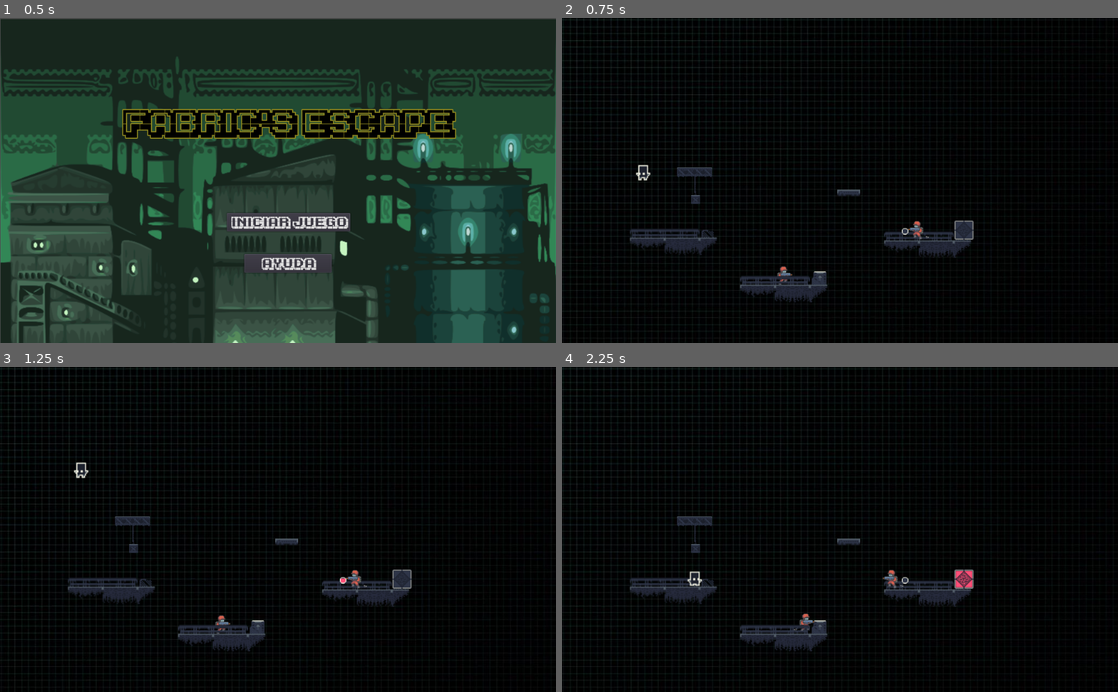
Above: before the commit, frames 1-4 (two rows, left to right).
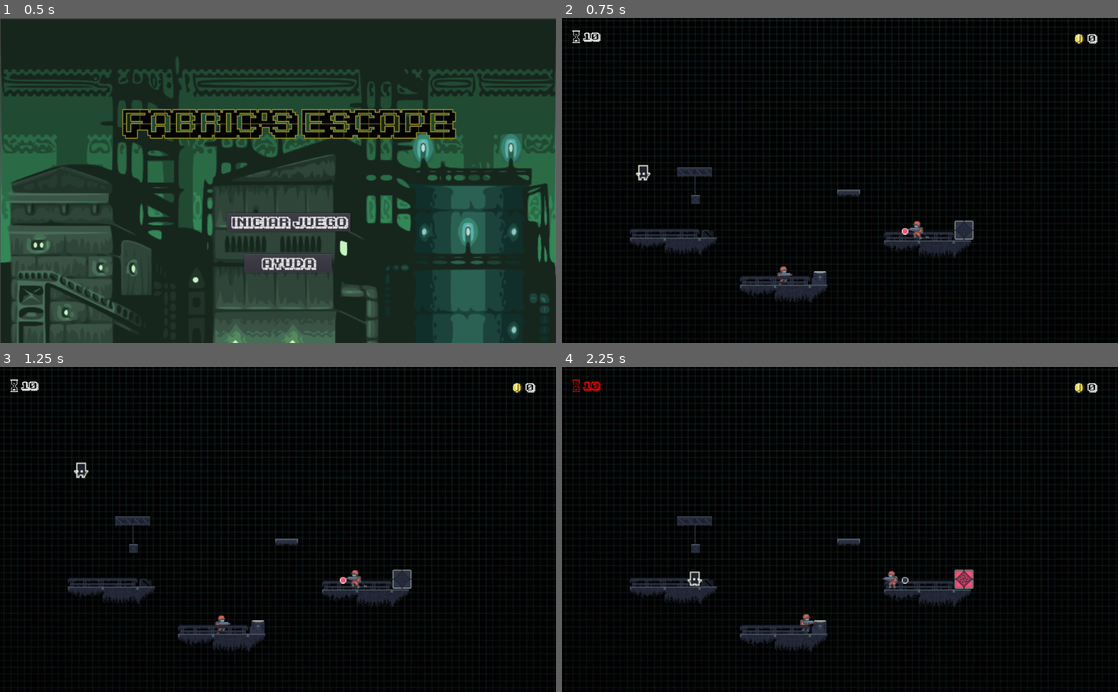
Above: after the commit, the same moments.

Repository: sennedjem/-unq-ipv-minion3
Game: Godot game, scene res://Resources/EscenaInicial.tscn
The game is run twice, just before and just after one commit, with the same random seed, the same clock (stepped at 60 frames per second) and the same inputs. Sound files missing from this copy of the repository are replaced by a short silence.
Inputs:
- Up to frame 1 (0.5 s): no input
- Up to frame 2 (0.75 s): click "Iniciar juego" at 0.5 s
- Up to frame 3 (1.25 s): no input
- Up to frame 4 (2.25 s): tap Enter (ui_accept) at 1.25, 1.52 s; hold Right (ui_right) from 1.28 s (still down)

Frame 1 is identical in both runs. In frame 2, 1.3% of the frame differs, in the area x 0-100%, y 0-99%; in frame 3, 1.3%; in frame 4, 1.4%.

Commit message:
se agrega contador de tiempo a nivel presentacion

Diff:
--- a/Niveles/NivelPresentacion.gd
+++ b/Niveles/NivelPresentacion.gd
@@ -6,6 +6,7 @@
 signal juego_frenado()
 signal juego_activo()
 var caja_cayendo = false
+var tiempo = 10
 
 
 # Called when the node enters the scene tree for the first time.
@@ -17,9 +18,18 @@
 func _process(delta):
 	check_distance_caja()
 	if($PersonajeJugable.caminando):
+		$CanvasLayer/Time/RedClock.visible = true
+		$CanvasLayer/Time/WhiteClock.visible = false
+		$CanvasLayer/Time.modulate = Color(1, 0, 0)
 		emit_signal("juego_activo")
+		if $Timer.is_stopped():
+			$Timer.start()
 	else:
+		$CanvasLayer/Time/RedClock.visible = false
+		$CanvasLayer/Time/WhiteClock.visible = true
+		$CanvasLayer/Time.modulate = Color(1, 1, 1)
 		emit_signal("juego_frenado")
+		$Timer.stop()
 
 func check_distance_caja():
 	var distanceCajaPj = $PersonajeJugable.global_position.distance_to($"Limit horizontal/RigidBody2D".global_position)
@@ -39,3 +49,12 @@
 	if (body.name == "PersonajeJugable"):
 		ChangeScene.lastLevel = "res://Niveles/NivelPresentacion.tscn"
 		get_tree().change_scene("res://Resources/GameOver.tscn")
+
+
+func _on_Coin_pj_entered():
+	$CanvasLayer/Coins.text = "1"
+
+
+func _on_Timer_timeout():
+	tiempo = tiempo-1
+	$CanvasLayer/Time.text = str(tiempo)
--- a/Niveles/NivelPresentacion.tscn
+++ b/Niveles/NivelPresentacion.tscn
@@ -12,8 +12,12 @@
 [ext_resource path="res://Texturas/Gancho.png" type="Texture" id=10]
 [ext_resource path="res://Texturas/Caja.png" type="Texture" id=11]
 [ext_resource path="res://Texturas/Cadena.png" type="Texture" id=12]
+[ext_resource path="res://fonts/font.ttf" type="DynamicFontData" id=13]
 [ext_resource path="res://Texturas/fondonegro.jpg" type="Texture" id=14]
 [ext_resource path="res://Resources/EnemigoRojo.tscn" type="PackedScene" id=15]
+[ext_resource path="res://Texturas/clock4.png" type="Texture" id=16]
+[ext_resource path="res://Texturas/output-onlinepngtools.png" type="Texture" id=17]
+[ext_resource path="res://Texturas/coin.png" type="Texture" id=18]
 
 [sub_resource type="RectangleShape2D" id=1]
 extents = Vector2( 41.7128, 10 )
@@ -46,6 +50,14 @@
 [sub_resource type="RectangleShape2D" id=7]
 extents = Vector2( 645.455, 10 )
 
+[sub_resource type="DynamicFont" id=8]
+size = 18
+font_data = ExtResource( 13 )
+
+[sub_resource type="DynamicFont" id=9]
+size = 18
+font_data = ExtResource( 13 )
+
 [node name="Node2D" type="Node2D"]
 script = ExtResource( 8 )
 
@@ -54,7 +66,7 @@
 z_index = 1
 
 [node name="fondonegro" type="Sprite" parent="."]
-position = Vector2( 119.701, 660.992 )
+position = Vector2( 574.757, 574.49 )
 z_index = -2
 texture = ExtResource( 14 )
 
@@ -174,13 +186,58 @@
 [node name="CollisionShape2D" type="CollisionShape2D" parent="Area2D"]
 position = Vector2( 554.139, 614.72 )
 shape = SubResource( 7 )
+
+[node name="CanvasLayer" type="CanvasLayer" parent="."]
+
+[node name="Time" type="Label" parent="CanvasLayer"]
+margin_left = 38.956
+margin_top = 23.9729
+margin_right = 78.956
+margin_bottom = 44.9729
+custom_fonts/font = SubResource( 8 )
+text = "10"
+__meta__ = {
+"_edit_use_anchors_": false
+}
+
+[node name="WhiteClock" type="Sprite" parent="CanvasLayer/Time"]
+position = Vector2( -12.7966, 10.6861 )
+scale = Vector2( 0.0532317, 0.0484234 )
+texture = ExtResource( 17 )
+
+[node name="RedClock" type="Sprite" parent="CanvasLayer/Time"]
+position = Vector2( -12.8341, 10.592 )
+scale = Vector2( 0.0532317, 0.0484234 )
+texture = ExtResource( 16 )
+
+[node name="Coins" type="Label" parent="CanvasLayer"]
+margin_left = 967.792
+margin_top = 27.2176
+margin_right = 1007.79
+margin_bottom = 48.2176
+custom_fonts/font = SubResource( 9 )
+text = "0"
+__meta__ = {
+"_edit_use_anchors_": false
+}
+
+[node name="coin" type="Sprite" parent="CanvasLayer/Coins"]
+position = Vector2( -15.1895, 11.8214 )
+scale = Vector2( 0.0528114, 0.048926 )
+texture = ExtResource( 18 )
+
+[node name="Timer" type="Timer" parent="."]
+[connection signal="juego_activo" from="." to="Plataformas/plataforma2/EnemigoRojo" method="_on_Level_juego_activo"]
+[connection signal="juego_activo" from="." to="Plataformas/plataforma4/CajaFinal" method="_on_Level_juego_activo"]
+[connection signal="juego_activo" from="." to="Coin" method="_on_Level_juego_activo"]
 [connection signal="juego_activo" from="." to="Plataformas/plataforma4/EnemigoRojo" method="_on_Level_juego_activo"]
-[connection signal="juego_activo" from="." to="Plataformas/plataforma4/CajaFinal" method="_on_Level_juego_activo"]
-[connection signal="juego_activo" from="." to="Plataformas/plataforma2/EnemigoRojo" method="_on_Level_juego_activo"]
+[connection signal="juego_frenado" from="." to="Plataformas/plataforma2/EnemigoRojo" method="_on_Level_juego_frenado"]
+[connection signal="juego_frenado" from="." to="Plataformas/plataforma4/CajaFinal" method="_on_Level_juego_frenado"]
+[connection signal="juego_frenado" from="." to="Coin" method="_on_Level_juego_frenado"]
 [connection signal="juego_frenado" from="." to="Plataformas/plataforma4/EnemigoRojo" method="_on_Level_juego_frenado"]
-[connection signal="juego_frenado" from="." to="Plataformas/plataforma4/CajaFinal" method="_on_Level_juego_frenado"]
-[connection signal="juego_frenado" from="." to="Plataformas/plataforma2/EnemigoRojo" method="_on_Level_juego_frenado"]
 [connection signal="personaje_entro" from="Plataformas/plataforma4/CajaFinal" to="." method="_on_CajaFinal_personaje_entro"]
 [connection signal="body_entered" from="Plataformas/plataforma2/Caja" to="PersonajeJugable" method="_on_Caja_body_entered"]
 [connection signal="timeout" from="Plataformas/plataforma2/Caja/CajaTimer" to="PersonajeJugable" method="_on_CajaTimer_timeout"]
+[connection signal="pj_entered" from="Coin" to="." method="_on_Coin_pj_entered"]
 [connection signal="body_entered" from="Area2D" to="." method="_on_Area2D_body_entered"]
+[connection signal="timeout" from="Timer" to="." method="_on_Timer_timeout"]
--- a/Niveles/PrimerNivel.tscn
+++ b/Niveles/PrimerNivel.tscn
@@ -653,28 +653,28 @@
 
 [node name="ChangeScene" type="Node2D" parent="."]
 script = ExtResource( 20 )
+[connection signal="juego_activo" from="." to="Monedas/Coin5" method="_on_Level_juego_activo"]
+[connection signal="juego_activo" from="." to="Monedas/Coin2" method="_on_Level_juego_activo"]
+[connection signal="juego_activo" from="." to="Monedas/Coin" method="_on_Level_juego_activo"]
+[connection signal="juego_activo" from="." to="Monedas/Coin4" method="_on_Level_juego_activo"]
+[connection signal="juego_activo" from="." to="Monedas/Coin3" method="_on_Level_juego_activo"]
 [connection signal="juego_activo" from="." to="CajaFinal" method="_on_Level_juego_activo"]
+[connection signal="juego_activo" from="." to="Monedas/Coin7" method="_on_Level_juego_activo"]
+[connection signal="juego_activo" from="." to="Monedas/Coin6" method="_on_Level_juego_activo"]
+[connection signal="juego_activo" from="." to="Monedas/Coin10" method="_on_Level_juego_activo"]
+[connection signal="juego_activo" from="." to="Monedas/Coin8" method="_on_Level_juego_activo"]
 [connection signal="juego_activo" from="." to="Monedas/Coin9" method="_on_Level_juego_activo"]
-[connection signal="juego_activo" from="." to="Monedas/Coin6" method="_on_Level_juego_activo"]
-[connection signal="juego_activo" from="." to="Monedas/Coin7" method="_on_Level_juego_activo"]
-[connection signal="juego_activo" from="." to="Monedas/Coin8" method="_on_Level_juego_activo"]
-[connection signal="juego_activo" from="." to="Monedas/Coin10" method="_on_Level_juego_activo"]
-[connection signal="juego_activo" from="." to="Monedas/Coin2" method="_on_Level_juego_activo"]
-[connection signal="juego_activo" from="." to="Monedas/Coin4" method="_on_Level_juego_activo"]
-[connection signal="juego_activo" from="." to="Monedas/Coin5" method="_on_Level_juego_activo"]
-[connection signal="juego_activo" from="." to="Monedas/Coin" method="_on_Level_juego_activo"]
-[connection signal="juego_activo" from="." to="Monedas/Coin3" method="_on_Level_juego_activo"]
+[connection signal="juego_frenado" from="." to="Monedas/Coin5" method="_on_Level_juego_frenado"]
+[connection signal="juego_frenado" from="." to="Monedas/Coin2" method="_on_Level_juego_frenado"]
+[connection signal="juego_frenado" from="." to="Monedas/Coin" method="_on_Level_juego_frenado"]
+[connection signal="juego_frenado" from="." to="Monedas/Coin4" method="_on_Level_juego_frenado"]
+[connection signal="juego_frenado" from="." to="Monedas/Coin3" method="_on_Level_juego_frenado"]
 [connection signal="juego_frenado" from="." to="CajaFinal" method="_on_Level_juego_frenado"]
+[connection signal="juego_frenado" from="." to="Monedas/Coin7" method="_on_Level_juego_frenado"]
+[connection signal="juego_frenado" from="." to="Monedas/Coin6" method="_on_Level_juego_frenado"]
+[connection signal="juego_frenado" from="." to="Monedas/Coin10" method="_on_Level_juego_frenado"]
+[connection signal="juego_frenado" from="." to="Monedas/Coin8" method="_on_Level_juego_frenado"]
 [connection signal="juego_frenado" from="." to="Monedas/Coin9" method="_on_Level_juego_frenado"]
-[connection signal="juego_frenado" from="." to="Monedas/Coin6" method="_on_Level_juego_frenado"]
-[connection signal="juego_frenado" from="." to="Monedas/Coin7" method="_on_Level_juego_frenado"]
-[connection signal="juego_frenado" from="." to="Monedas/Coin8" method="_on_Level_juego_frenado"]
-[connection signal="juego_frenado" from="." to="Monedas/Coin10" method="_on_Level_juego_frenado"]
-[connection signal="juego_frenado" from="." to="Monedas/Coin2" method="_on_Level_juego_frenado"]
-[connection signal="juego_frenado" from="." to="Monedas/Coin4" method="_on_Level_juego_frenado"]
-[connection signal="juego_frenado" from="." to="Monedas/Coin5" method="_on_Level_juego_frenado"]
-[connection signal="juego_frenado" from="." to="Monedas/Coin" method="_on_Level_juego_frenado"]
-[connection signal="juego_frenado" from="." to="Monedas/Coin3" method="_on_Level_juego_frenado"]
 [connection signal="body_entered" from="KinematicBody2D2" to="PersonajeJugable" method="_on_KinematicBody2D2_body_entered"]
 [connection signal="body_entered" from="KinematicBody2D2" to="PersonajeJugable" method="_on_KinematicBody2D_body_entered"]
 [connection signal="timeout" from="KinematicBody2D2/Timer" to="PersonajeJugable" method="_on_Timer_timeout"]
--- a/Resources/EnemigoRojo.tscn
+++ b/Resources/EnemigoRojo.tscn
@@ -7,6 +7,11 @@
 [ext_resource path="res://Texturas/redenemy5.png" type="Texture" id=5]
 [ext_resource path="res://Texturas/redenemy6.png" type="Texture" id=6]
 [ext_resource path="res://Scripts/EnemigoRojo.gd" type="Script" id=7]
+[ext_resource path="res://Texturas/redenemyidle5.png" type="Texture" id=8]
+[ext_resource path="res://Texturas/redenemyidle1.png" type="Texture" id=9]
+[ext_resource path="res://Texturas/redenemyidle2.png" type="Texture" id=10]
+[ext_resource path="res://Texturas/redenemyidle4.png" type="Texture" id=11]
+[ext_resource path="res://Texturas/redenemyidle3.png" type="Texture" id=12]
 
 [sub_resource type="SpriteFrames" id=1]
 animations = [ {
@@ -19,6 +24,11 @@
 "loop": true,
 "name": "estatico",
 "speed": 5.0
+}, {
+"frames": [ ExtResource( 9 ), ExtResource( 10 ), ExtResource( 12 ), ExtResource( 11 ), ExtResource( 8 ) ],
+"loop": true,
+"name": "ocioso",
+"speed": 5.0
 } ]
 
 [sub_resource type="RectangleShape2D" id=2]
@@ -29,7 +39,8 @@
 
 [node name="AnimatedSprite" type="AnimatedSprite" parent="."]
 frames = SubResource( 1 )
-animation = "estatico"
+animation = "ocioso"
+frame = 2
 playing = true
 
 [node name="CollisionShape2D" type="CollisionShape2D" parent="."]
--- a/Scripts/EnemigoRojo.gd
+++ b/Scripts/EnemigoRojo.gd
@@ -50,9 +50,12 @@
 				$Timer.start(secs)
 		velocity.x -= run_speed
 	velocity.y += gravity * delta
-	if active&&!waiting:
-		velocity = move_and_slide(velocity,Vector2(0, -1))
-		$AnimatedSprite.play("correr")
+	if active:
+		if(!waiting):
+			velocity = move_and_slide(velocity,Vector2(0, -1))
+			$AnimatedSprite.play("correr")
+		else:
+			$AnimatedSprite.play("ocioso")
 	else:
 		$AnimatedSprite.play("estatico")
 
Not shown: 1 places in Niveles/NivelPresentacion.tscn that only renumber resources
Not shown: 1 places in Resources/EnemigoRojo.tscn that only renumber resources
Binary file added: Texturas/redenemyidle1.png
Not shown, added: Texturas/redenemyidle1.png.import
Binary file added: Texturas/redenemyidle2.png
Not shown, added: Texturas/redenemyidle2.png.import
Binary file added: Texturas/redenemyidle3.png
Not shown, added: Texturas/redenemyidle3.png.import
Binary file added: Texturas/redenemyidle4.png
Not shown, added: Texturas/redenemyidle4.png.import
Binary file added: Texturas/redenemyidle5.png
Not shown, added: Texturas/redenemyidle5.png.import
